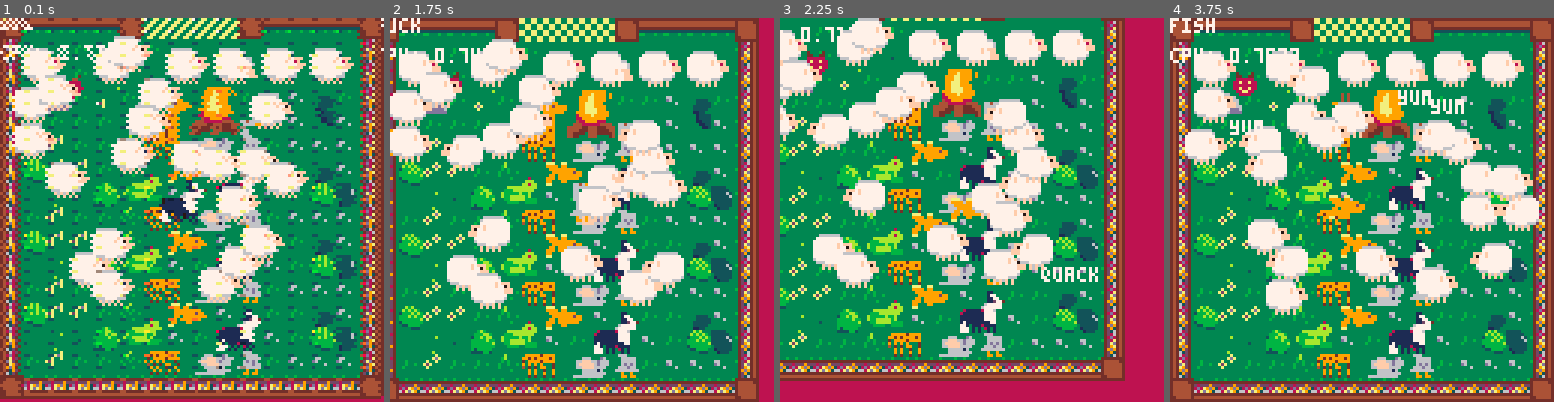
Above: before the commit, frames 1-4 (left to right).
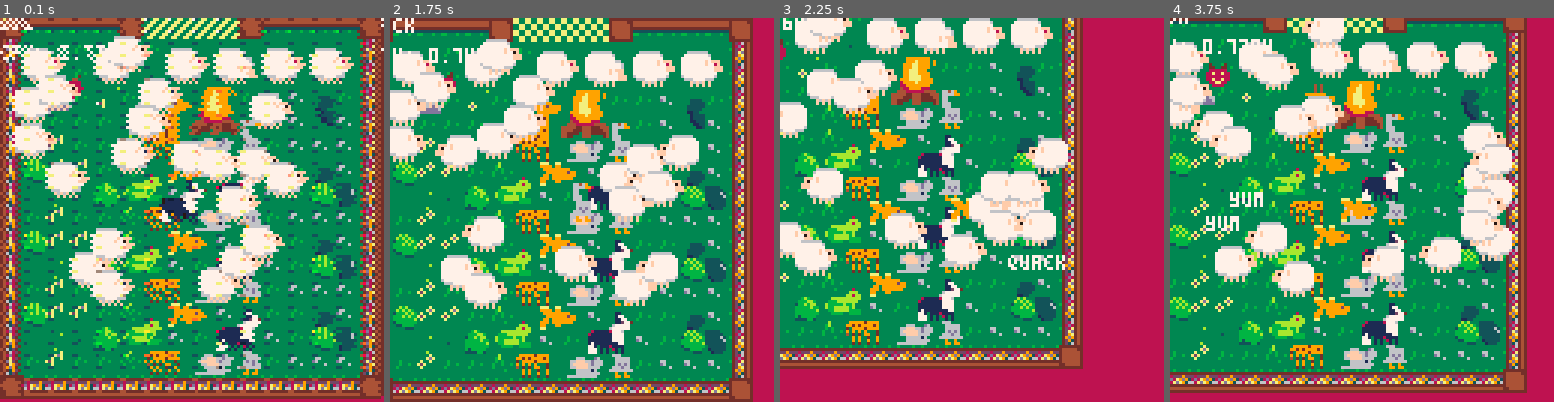
Above: after the commit, the same moments.

Repository: kitasuna/sheepdoggin
Game: PICO-8 cartridge sheepdoggin.p8
Two runs of this game, one before a commit and one after it. Both use one fixed random seed, a clock stepped at 60 frames per second and the inputs below.
Inputs:
- Up to frame 1 (0.1 s): no input
- Up to frame 2 (1.75 s): tap X (X key) at 0.33, 1.07 s; tap O (Z key) at 0.7, 1.7 s; hold Right from 1.6 s (still down)
- Up to frame 3 (2.25 s): tap X (X key) at 1.85 s; release Right at 2.1 s; tap O (Z key) at 2.1 s; hold Up from 2.15 s (still down)
- Up to frame 4 (3.75 s): release Up at 2.42 s; hold Right 2.47-3.03 s; tap O (Z key) every 0.4 s from 2.5 to 3.7 s; tap X (X key) at 2.97 s; hold Left 3.08-3.58 s; hold Down from 3.63 s (still down)

Frame 1 is identical in both runs. In frame 2, 35% of the frame differs, in the area x 0-97%, y 0-100%; in frame 3, 61%; in frame 4, 70%, in the area x 0-100%, y 0-100%.

Commit message:
tweak fov params

Diff:
--- a/_game.lua
+++ b/_game.lua
@@ -31,7 +31,6 @@
   --_update_animation()
 
   -- dog / sheep collision time
-  local dogCirc = player:influenceCirc()
   local dogPosVec = v2(player.x, player.y)
   local dogVelVec = v2(player.dx, player.dy)
   local dottedDog = dogPosVec:dot(dogVelVec)
@@ -40,17 +39,17 @@
       local sheepCirc = sheep:collisionCirc()
       local dogSheepVec = sheep.pos - dogPosVec
       local dotted = dogVelVec:dot(dogSheepVec)
-      if abs(dogSheepVec.x) < 14 and abs(dogSheepVec.y) < 14 then
+      if abs(dogSheepVec.x) < 20 and abs(dogSheepVec.y) < 20 then
         local toSheepMag = sqrt(dogSheepVec.x^2 + dogSheepVec.y^2)
         local dogVelMag = sqrt(dogVelVec.x^2 + dogVelVec.y^2)
         local cosTheta = dotted / (dogVelMag * toSheepMag)
         if toSheepMag > 0.001
           and dogVelMag > 0.001
           and sheep.state != SheepState.Panic
-          and cosTheta >= cos(0.3) then
+          and cosTheta >= cos(0.2) then
             local dir = v2(
-              player.x + (player.dx * 20),
-              player.y + (player.dy * 20)
+              player.x + (player.dx * 30),
+              player.y + (player.dy * 30)
             )
             sheep_to_panic(sheep, dir)
           end
--- a/sheep.lua
+++ b/sheep.lua
@@ -86,7 +86,7 @@
 
       local step = 0.1
       if self.state == SheepState.Panic then
-        step = 0.2
+        step = 0.25
       end
 
       self.req_pos = v2(
